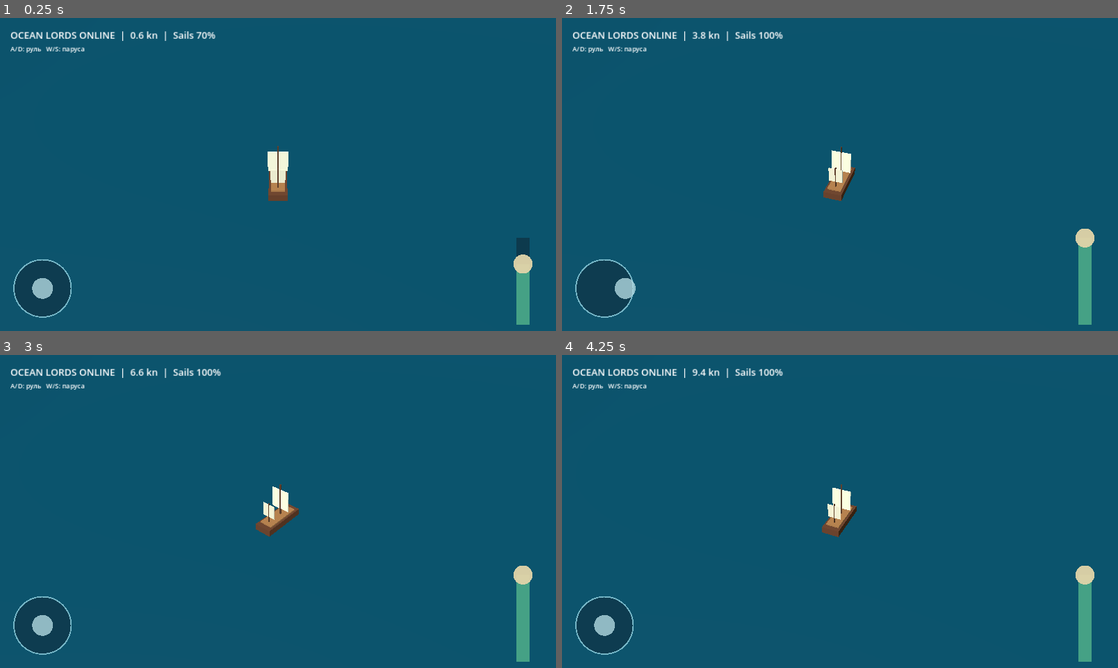
Above: before the commit, frames 1-4 (two rows, left to right).
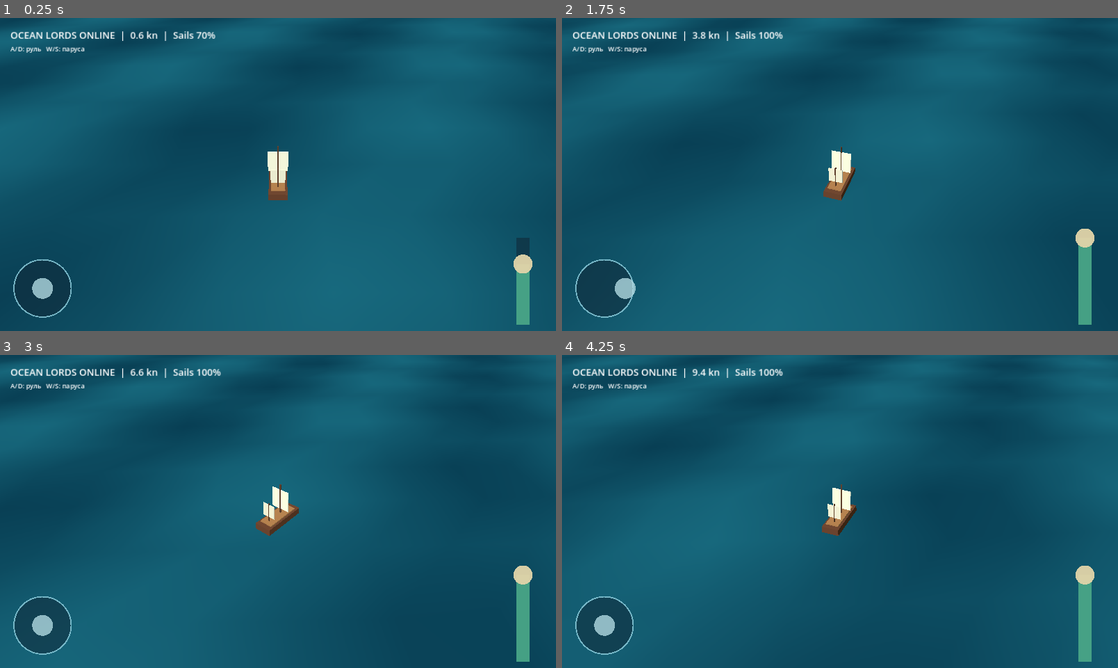
Above: after the commit, the same moments.

Repository: maillunex-lang/ocean-lords-online
Game: Godot game, scene res://scenes/main.tscn
The game is run twice, just before and just after one commit, with the same random seed, the same clock (stepped at 60 frames per second) and the same inputs.
Inputs (mouse positions are in pixels of both pictures, inside the frame that each line leads up to):
- Up to frame 1 (0.25 s): no input
- Up to frame 2 (1.75 s): move the mouse to (962, 158) at 0.52 s; hold Right (ui_right) 0.53-1.25 s; click (962, 158) at 0.67 s; drag from (728, 190) to (812, 237) at 1.27 s
- Up to frame 3 (3 s): move the mouse to (333, 442) at 2.02 s; hold Right (ui_right) 2.03-2.75 s; drag from (250, 574) to (111, 464) at 2.77 s
- Up to frame 4 (4.25 s): move the mouse to (1006, 558) at 3.52 s; hold Left (ui_left) from 3.53 s (still down)

The runs differ from the first frame. In frame 1, less than 0.1% of the frame differs, in the area x 48-65%, y 4-59%; in frame 2, less than 0.1%; in frame 3, less than 0.1%, in the area x 32-54%, y 10-58%; in frame 4, less than 0.1%.

Commit message:
feat: add low-cost visual ship buoyancy and subdivided shader ocean

Diff:
--- a/scripts/main.gd
+++ b/scripts/main.gd
@@ -15,6 +15,14 @@
 var hud_layer: CanvasLayer
 var sea_material: StandardMaterial3D
 const TOUCH_HELM = preload("res://scripts/touch_helm.gd")
+const OCEAN_SHADER = preload("res://shaders/ocean_mobile.gdshader")
+const WATER_HEIGHT := -0.45
+const WAVE_HEIGHT := 0.18
+const WAVE_SCALE := 0.12
+const WAVE_SPEED := 0.75
+var ocean_time: float = 0.0
+var ship_visual: Node3D
+var current_heel: float = 0.0
 
 const MAX_SPEED := 12.0
 const ACCEL := 2.2
@@ -42,14 +50,14 @@
 	add_child(sun)
 	var sea := MeshInstance3D.new()
 	var mesh := PlaneMesh.new()
-	mesh.size = Vector2(4000, 4000)
+	mesh.size = Vector2(600, 600)
+	mesh.subdivide_width = 64
+	mesh.subdivide_depth = 64
 	sea.mesh = mesh
-	sea_material = StandardMaterial3D.new()
-	sea_material.albedo_color = Color(0.045, 0.27, 0.34)
-	sea_material.metallic = 0.1
-	sea_material.roughness = 0.32
-	sea.material_override = sea_material
-	sea.position.y = -0.45
+	var ocean_material := ShaderMaterial.new()
+	ocean_material.shader = OCEAN_SHADER
+	sea.material_override = ocean_material
+	sea.position.y = WATER_HEIGHT
 	add_child(sea)
 
 func _make_box(parent: Node3D, size: Vector3, pos: Vector3, color: Color) -> void:
@@ -67,8 +75,10 @@
 	ship = Node3D.new()
 	ship.name = "PlayerShip"
 	add_child(ship)
-	_make_box(ship, Vector3(2.1, 0.8, 5.6), Vector3(0, 0.4, 0), Color(0.35, 0.19, 0.1))
-	_make_box(ship, Vector3(1.6, 0.2, 4.4), Vector3(0, 0.85, 0), Color(0.59, 0.39, 0.21))
+	ship_visual = Node3D.new()
+	ship.add_child(ship_visual)
+	_make_box(ship_visual, Vector3(2.1, 0.8, 5.6), Vector3(0, 0.4, 0), Color(0.35, 0.19, 0.1))
+	_make_box(ship_visual, Vector3(1.6, 0.2, 4.4), Vector3(0, 0.85, 0), Color(0.59, 0.39, 0.21))
 	_make_box(ship, Vector3(0.14, 4.2, 0.14), Vector3(0, 2.9, -0.45), Color(0.31, 0.18, 0.1))
 	_make_box(ship, Vector3(2.3, 2.6, 0.09), Vector3(0, 3.0, -0.45), Color(0.88, 0.84, 0.71))
 	_make_box(ship, Vector3(0.13, 2.8, 0.13), Vector3(0, 2.15, 1.6), Color(0.31, 0.18, 0.1))
@@ -136,8 +146,32 @@
 	speed = move_toward(speed, target_speed, ACCEL * delta)
 	ship.rotate_y(-turn_input * TURN_RATE * delta * (0.35 + speed / MAX_SPEED * 0.65))
 	ship.translate_object_local(Vector3(0, 0, -speed * delta))
+	ocean_time += delta
+	_update_ship_buoyancy(delta)
 	hud.text = "OCEAN LORDS ONLINE  |  %.1f kn  |  Sails %d%%" % [speed, roundi(throttle * 100)]
 	_update_camera(delta)
+
+func _wave_height_at(pos: Vector3, t: float) -> float:
+	var a := (pos.x * 0.87 + pos.z * 0.49) * WAVE_SCALE + t * WAVE_SPEED
+	var b := (pos.x * -0.43 + pos.z * 0.91) * WAVE_SCALE * 1.6 - t * WAVE_SPEED * 0.7
+	return WAVE_HEIGHT * (sin(a) + 0.45 * sin(b))
+
+func _update_ship_buoyancy(delta: float) -> void:
+	# A cheap deterministic three-sample buoyancy approximation.
+	# Not rigid-body hydrodynamics; collisions and network authority come later.
+	var origin := ship.global_position
+	var forward := ship.global_basis.z.normalized()
+	var right := ship.global_basis.x.normalized()
+	var front_height := _wave_height_at(origin - forward * 2.0, ocean_time)
+	var back_height := _wave_height_at(origin + forward * 2.0, ocean_time)
+	var left_height := _wave_height_at(origin - right * 0.8, ocean_time)
+	var right_height := _wave_height_at(origin + right * 0.8, ocean_time)
+	var center_height := _wave_height_at(origin, ocean_time)
+	ship_visual.position.y = lerpf(ship_visual.position.y, center_height, clampf(delta * 3.0, 0.0, 1.0))
+	var target_pitch := atan2(front_height - back_height, 4.0)
+	var target_roll := atan2(left_height - right_height, 1.6) - turn_input * speed / MAX_SPEED * 0.07
+	ship_visual.rotation.x = lerp_angle(ship_visual.rotation.x, target_pitch, clampf(delta * 2.5, 0.0, 1.0))
+	ship_visual.rotation.z = lerp_angle(ship_visual.rotation.z, target_roll, clampf(delta * 2.5, 0.0, 1.0))
 
 func _update_camera(delta: float) -> void:
 	if camera == null or ship == null:
